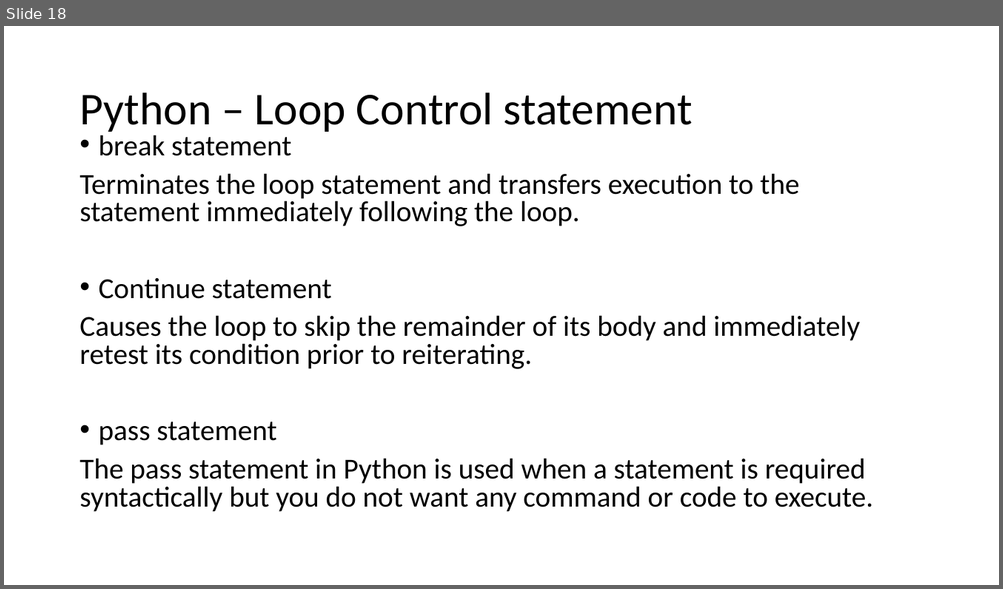
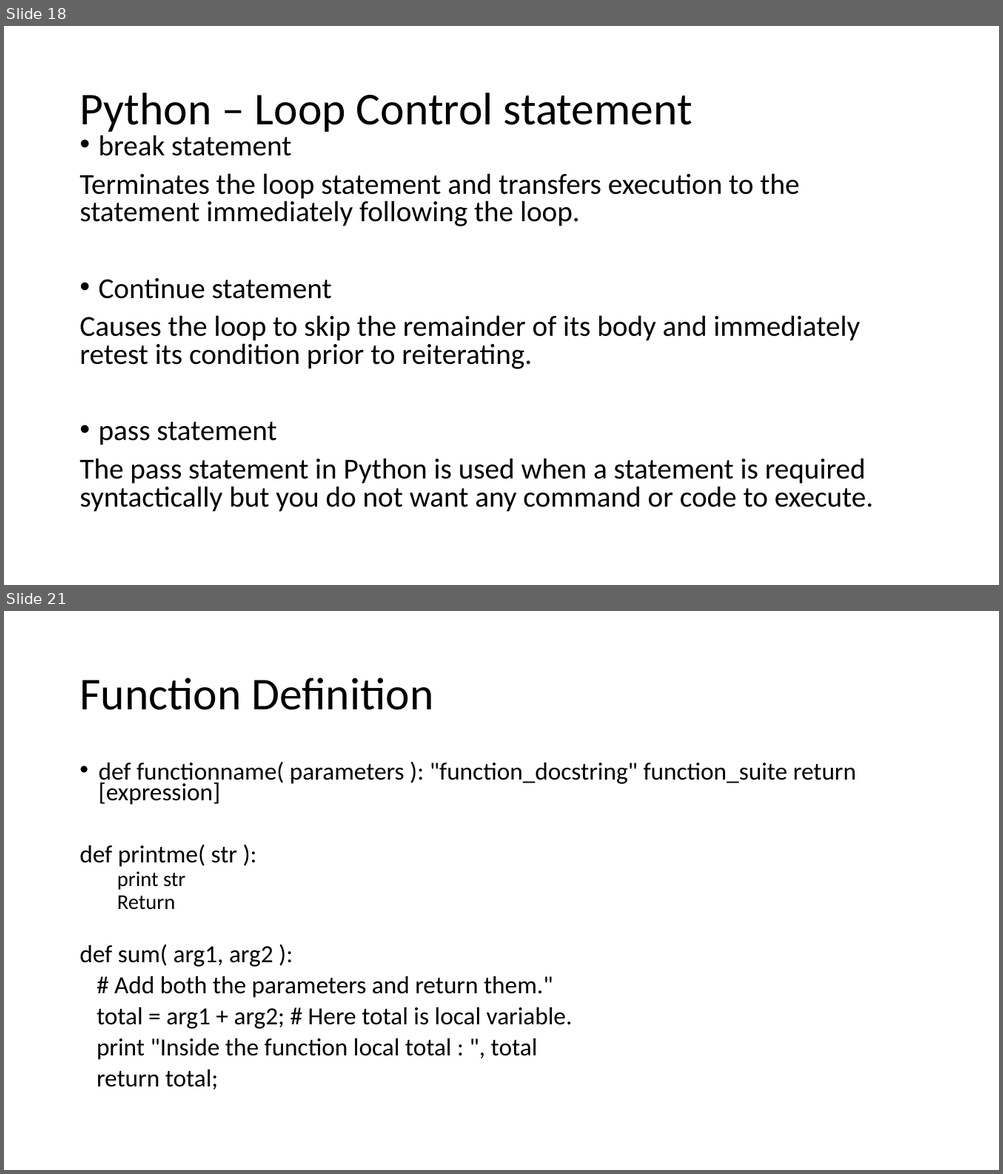
Before and after one commit to bhajojo/PythonTraining, a slide deck: Day_3_Training.pptx. Shown one above the other, each under a label of ours: slide 18 before the commit, slides 18 and 21 after it; the slides between them are not shown. The pictures are 1003x589 and 1003x1174 pixels, drawn with LibreOffice and Linux fonts; fonts in the diff are those of the drawing. Boxes give left, top, right and bottom in pixels: in the first picture for what was removed or moved away, otherwise in the second. Text is boxed around its words. In the diff, an @@ line names an element or a change of style, - is before the commit and + after.

```diff
--- a/Day_3_Training.pptx
+++ b/Day_3_Training.pptx
@@ slide 21 added at bbox=[4, 611, 999, 1170], background #FFFFFF @@
@@ title added at bbox=[79, 678, 433, 710], 44 pt, text #000000 @@
+Function Definition
@@ text added at bbox=[79, 762, 856, 1090], 23.8 pt, text #000000 @@
+• def functionname( parameters ): "function_docstring" function_suite return [expression]
+def printme( str ):
+  print str
+  Return
+def sum( arg1, arg2 ):
+# Add both the parameters and return them."
+total = arg1 + arg2; # Here total is local variable.
+print "Inside the function local total : ", total
+return total;
```
Also in this commit, not shown: 3 other slides added, 2 slides removed, 10 other files.
